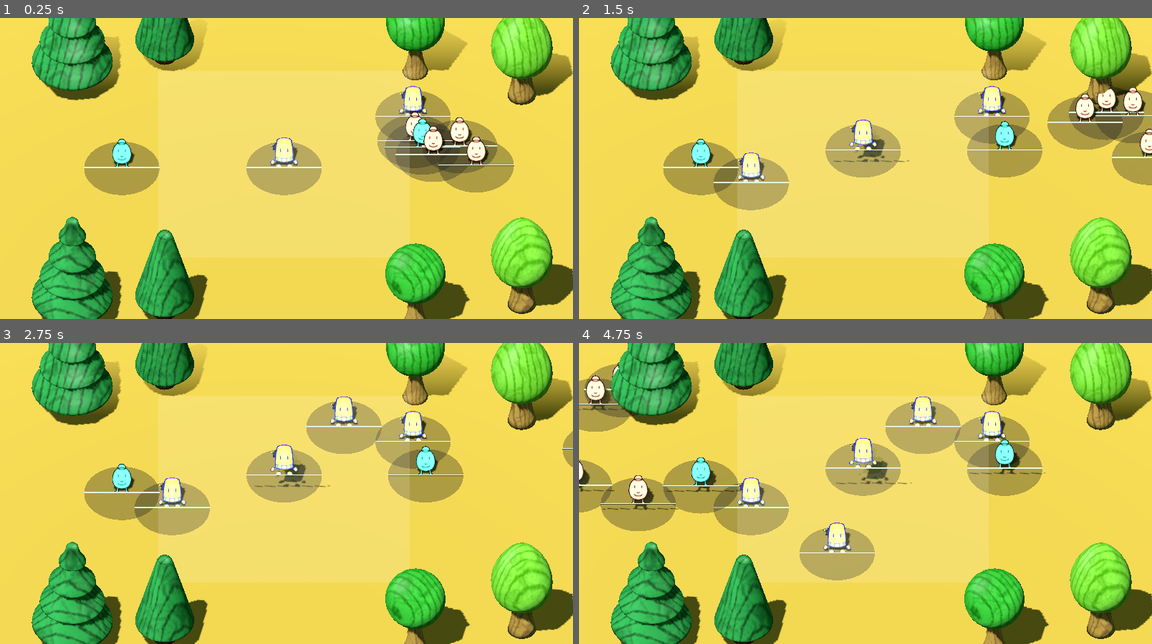
Above: before the commit, frames 1-4 (two rows, left to right).
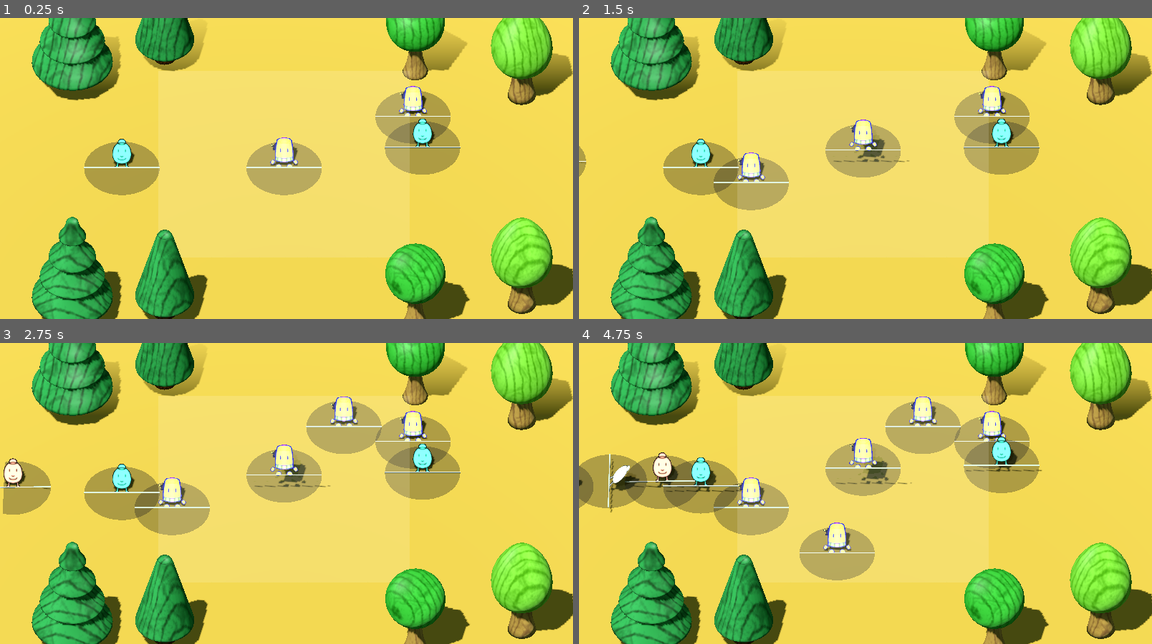
Above: after the commit, the same moments.

Repository: Rachel-Sherrick/TowerDefense
Game: Godot game, scene res://main.tscn
The game is run twice, just before and just after one commit, with the same random seed, the same clock (stepped at 60 frames per second) and the same inputs.
Inputs (mouse positions are in pixels of both pictures, inside the frame that each line leads up to):
- Up to frame 1 (0.25 s): no input
- Up to frame 2 (1.5 s): tap Enter (ui_accept) at 0.5, 0.77 s; move the mouse to (991, 153) at 0.52 s; click (991, 153) at 0.67 s; move the mouse to (750, 183) at 1.27 s; click (750, 183) at 1.42 s
- Up to frame 3 (2.75 s): tap Enter (ui_accept) at 1.52 s; move the mouse to (343, 427) at 2.02 s; click (343, 427) at 2.17 s
- Up to frame 4 (4.75 s): move the mouse to (836, 553) at 2.77 s; click (836, 553) at 2.92 s; tap Enter (ui_accept) at 3.02, 3.77, 4.52 s; move the mouse to (1037, 538) at 3.52 s; click (1037, 538) at 3.67 s; move the mouse to (693, 448) at 4.27 s; click (693, 448) at 4.42 s

The runs differ from the first frame. In frame 1, 4.2% of the frame differs, in the area x 65-90%, y 31-58%; in frame 2, 4.5%; in frame 3, 2.0%; in frame 4, 5.3%, in the area x 0-82%, y 6-63%.

Commit message:
enemy path + start of enemy spawner
enemy spawner is broken right now, but enemy path works

Diff:
--- a/main.tscn
+++ b/main.tscn
@@ -10,6 +10,9 @@
 [ext_resource type="PackedScene" uid="uid://b1e585hvcp0gh" path="res://EnvironmentGLBs/WoodTree2.glb" id="6_5vw27"]
 [ext_resource type="PackedScene" uid="uid://bumumn4opib2d" path="res://EnvironmentGLBs/WoodTree3.glb" id="6_272bh"]
 [ext_resource type="PackedScene" uid="uid://bh0iyhdkq376d" path="res://EnvironmentGLBs/WoodTree4.glb" id="6_kek77"]
+[ext_resource type="Script" uid="uid://cv5e3bja21535" path="res://scripts/components/enemypath.gd" id="11_efxa6"]
+[ext_resource type="Script" uid="uid://b7bc0flrcviuk" path="res://scripts/components/enemyspawner.gd" id="12_dg77c"]
+[ext_resource type="PackedScene" uid="uid://eou4mq5n6oh3" path="res://character.tscn" id="13_ycdy4"]
 
 [sub_resource type="StandardMaterial3D" id="StandardMaterial3D_0xm2m"]
 albedo_color = Color(0.56590307, 0.45444906, 0.19438995, 1)
@@ -42,6 +45,13 @@
 [sub_resource type="BoxMesh" id="BoxMesh_dg77c"]
 material = SubResource("StandardMaterial3D_efxa6")
 size = Vector3(20, 2, 20)
+
+[sub_resource type="Curve3D" id="Curve3D_4c57u"]
+_data = {
+"points": PackedVector3Array(0, 0, 0, 0, 0, 0, -29.254877, -0.838707, -0.85056686, 0, 0, 0, 0, 0, 0, -22.017288, -0.64634895, -0.62226105, 0, 0, 0, 0, 0, 0, -15.618401, -0.4219284, -0.4846344, 0, 0, 0, 0, 0, 0, -8.489264, -0.35780907, -0.111616135, 0, 0, 0, 0, 0, 0, -1.1903224, -0.0051498413, -0.06886864, 0, 0, 0, 0, 0, 0, 5.995418, 0.15514946, 0.19405937, 0, 0, 0, 0, 0, 0, 12.149313, 0.41162872, 0.27837753, 0, 0, 0, 0, 0, 0, 18.498735, 0.6360531, 0.41288757, 0, 0, 0, 0, 0, 0, 26.426603, 0.7963505, 0.7225342),
+"tilts": PackedFloat32Array(0, 0, 0, 0, 0, 0, 0, 0, 0)
+}
+point_count = 9
 
 [node name="Main" type="Node" unique_id=1776296673]
 
@@ -92,12 +102,6 @@
 axis_lock_angular_y = false
 axis_lock_angular_z = false
 
-[node name="Character" parent="." unique_id=1096929630 instance=ExtResource("2_0xm2m")]
-transform = Transform3D(1, 0, 0, 0, 1, 0, 0, 0, 1, 13.788729, 0, 0)
-
-[node name="Character2" parent="." unique_id=254305490 instance=ExtResource("2_0xm2m")]
-transform = Transform3D(1, 0, 0, 0, 1, 0, 0, 0, 1, 10.367853, 0, 0)
-
 [node name="Tower2" parent="." unique_id=1568776403 instance=ExtResource("3_h2yge")]
 transform = Transform3D(1, 0, 0, 0, 1, 0, 0, 0, 1, -12.921337, 0, 0)
 axis_lock_linear_x = false
@@ -107,12 +111,6 @@
 axis_lock_angular_y = false
 axis_lock_angular_z = false
 
-[node name="Character3" parent="." unique_id=691519270 instance=ExtResource("2_0xm2m")]
-transform = Transform3D(1, 0, 0, 0, 1, 0, 0, 0, 1, 8.906646, 0, -3.317461)
-
-[node name="Character4" parent="." unique_id=830281426 instance=ExtResource("2_0xm2m")]
-transform = Transform3D(1, 0, 0, 0, 1, 0, 0, 0, 1, 12.465977, 0, -3.3592243)
-
 [node name="Warrior" parent="." unique_id=198302004 instance=ExtResource("3_1bvp3")]
 axis_lock_linear_x = false
 axis_lock_linear_y = false
@@ -120,6 +118,18 @@
 axis_lock_angular_x = false
 axis_lock_angular_y = false
 axis_lock_angular_z = false
+
+[node name="Character2" parent="." unique_id=254305490 instance=ExtResource("2_0xm2m")]
+process_mode = 4
+transform = Transform3D(-0.9991573, -0.026541831, -0.0313074, -0.026502596, 0.9996465, -0.0016683816, 0.031340636, -0.00083724764, -0.9995084, -68.2198, -1.0654432, -0.4755193)
+
+[node name="Character3" parent="." unique_id=691519270 instance=ExtResource("2_0xm2m")]
+process_mode = 4
+transform = Transform3D(-0.9991573, -0.026541831, -0.0313074, -0.026502596, 0.9996465, -0.0016683816, 0.031340636, -0.00083724764, -0.9995084, -66.65597, -1.0211827, 2.7945156)
+
+[node name="Character4" parent="." unique_id=830281426 instance=ExtResource("2_0xm2m")]
+process_mode = 4
+transform = Transform3D(-0.9991573, -0.026541831, -0.0313074, -0.026502596, 0.9996465, -0.0016683816, 0.031340636, -0.00083724764, -0.9995084, -70.21099, -1.1154444, 2.9478102)
 
 [node name="MainField" type="Area3D" parent="." unique_id=125249582]
 
@@ -164,3 +174,18 @@
 
 [node name="Warrior2" parent="." unique_id=1210425893 instance=ExtResource("3_1bvp3")]
 transform = Transform3D(1, 0, 0, 0, 1, 0, 0, 0, 1, 10.253868, -0.02395606, -5.8090324)
+
+[node name="EnemyPath" type="Path3D" parent="." unique_id=601443741]
+curve = SubResource("Curve3D_4c57u")
+
+[node name="PathFollow3D" type="PathFollow3D" parent="EnemyPath" unique_id=1669817068]
+transform = Transform3D(-0.031528763, -0.026541831, -0.9991501, 0, 0.9996465, -0.02655505, 0.99950254, -0.00083724764, -0.031517647, -29.254877, -0.838707, -0.85056686)
+loop = false
+script = ExtResource("11_efxa6")
+
+[node name="Character" parent="EnemyPath/PathFollow3D" unique_id=1096929630 instance=ExtResource("2_0xm2m")]
+transform = Transform3D(-4.37114e-08, 0, 1.0000002, 0, 1, 0, -1.0000002, 0, -4.37114e-08, 0, 0, 0)
+
+[node name="EnemySpawner" type="Node" parent="." unique_id=86536471]
+script = ExtResource("12_dg77c")
+enemy_scene = ExtResource("13_ycdy4")
--- a/scripts/Classes/enemy.gd
+++ b/scripts/Classes/enemy.gd
@@ -6,7 +6,6 @@
 
 func _physics_process(delta: float) -> void:
 	super(delta)
-	movement()
 
 func _on_range_detection_body_exited(body: Node3D) -> void:
 	super(body)
--- /dev/null
+++ b/scripts/components/enemypath.gd
@@ -0,0 +1,9 @@
+extends PathFollow3D
+
+@export var speed := 2.8
+
+func _ready():
+	progress = 0
+
+func _physics_process(delta):
+	progress += speed * delta
--- /dev/null
+++ b/scripts/components/enemyspawner.gd
@@ -0,0 +1,26 @@
+extends Node
+
+@export var enemy_scene: PackedScene
+@export var spawn_delay := 1.5
+
+var timer := 0.0
+
+func _process(delta):
+	timer += delta
+
+	if timer >= spawn_delay:
+		spawn_enemy()
+		timer = 0.0
+
+func spawn_enemy():
+	var path_follow = PathFollow3D.new()
+	path_follow.set_script(preload("res://scripts/components/enemypath.gd"))
+	path_follow.progress = 0
+	path_follow.rotation_degrees = Vector3(0,0,0)
+
+	var enemy = enemy_scene.instantiate()
+	enemy.rotation_degrees = Vector3(0,0,0)
+
+	path_follow.add_child(enemy)
+
+	get_node("../EnemyPath").add_child(path_follow)
